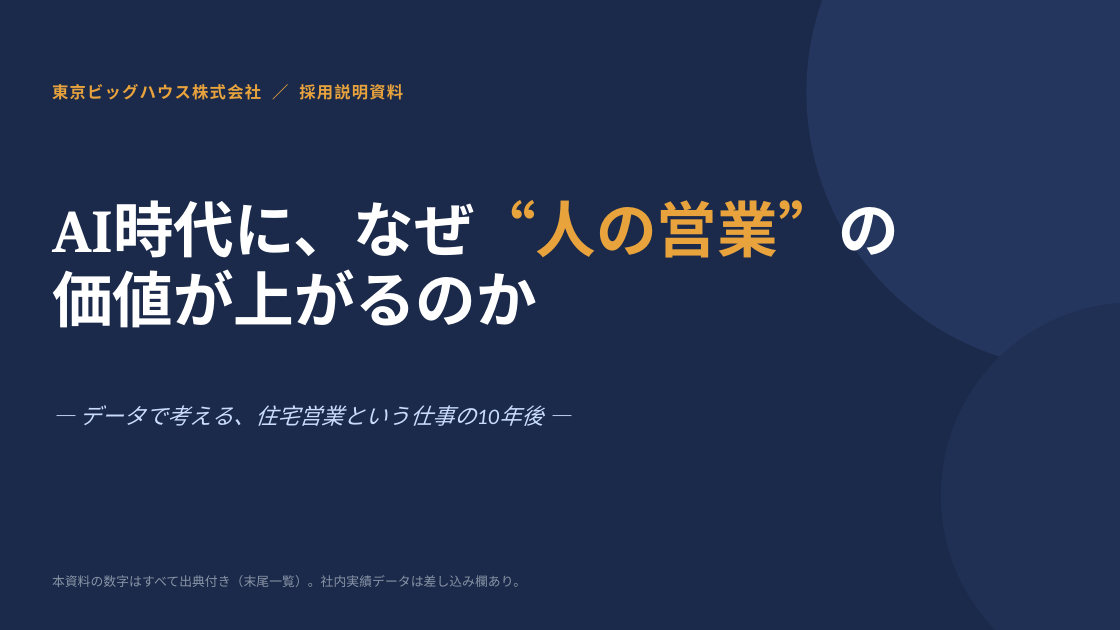
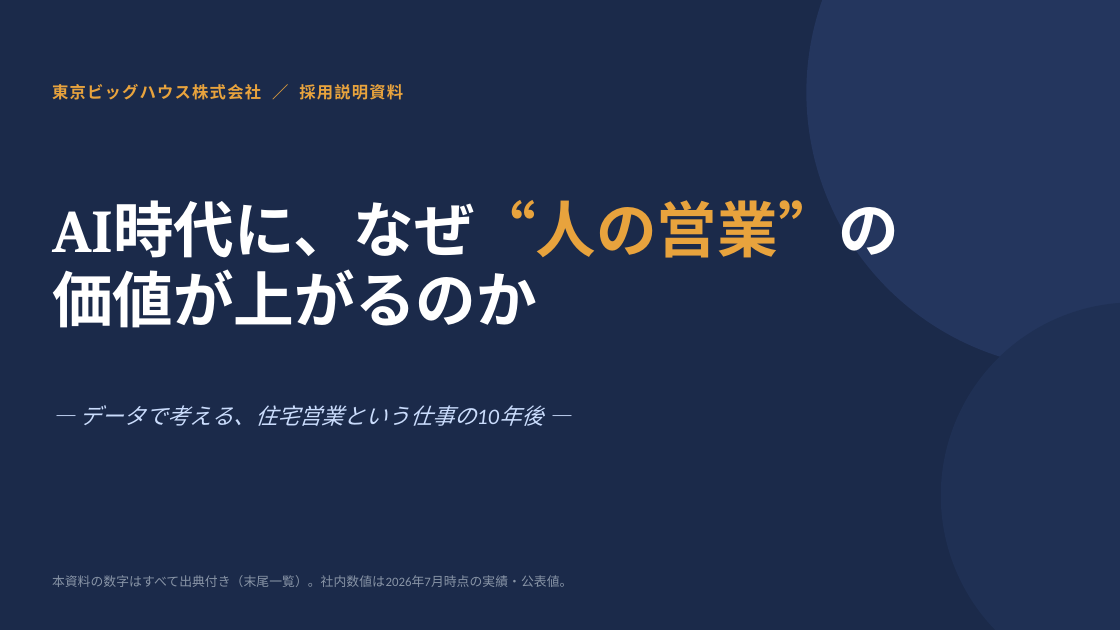
Before and after one commit to miyakumic/HRrecord, a slide deck: slide 1 of docs/ai-era-appeal-pitch-deck.pptx. Drawn at 1120x630 pixels with LibreOffice and Linux fonts; fonts in the diff are those of the drawing. Boxes give left, top, right and bottom in pixels: in the first picture for what was removed or moved away, otherwise in the second. Text is boxed around its words. In the diff, an @@ line names an element or a change of style, - is before the commit and + after.

```diff
--- a/docs/ai-era-appeal-pitch-deck.pptx
+++ b/docs/ai-era-appeal-pitch-deck.pptx
@@ text at box(52, 575, 572, 587): text changed @@
-本資料の数字はすべて出典付き（末尾一覧）。社内実績データは差し込み欄あり。
+本資料の数字はすべて出典付き（末尾一覧）。社内数値は2026年7月時点の実績・公表値。
```
Also in this commit, not shown: 10 other slides changed, 1 slide added.
